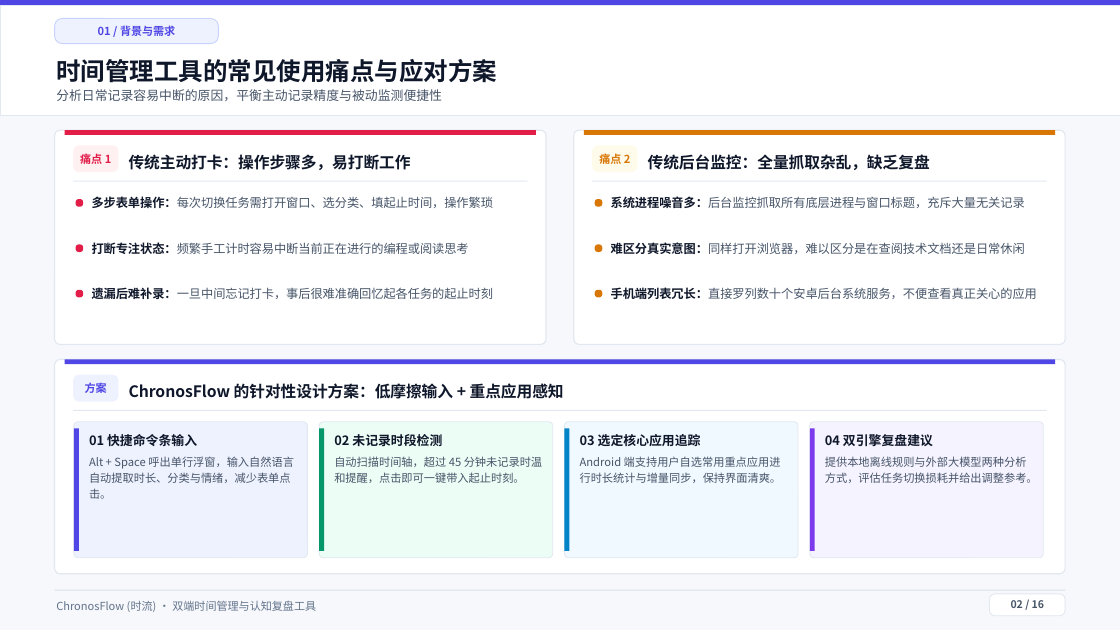
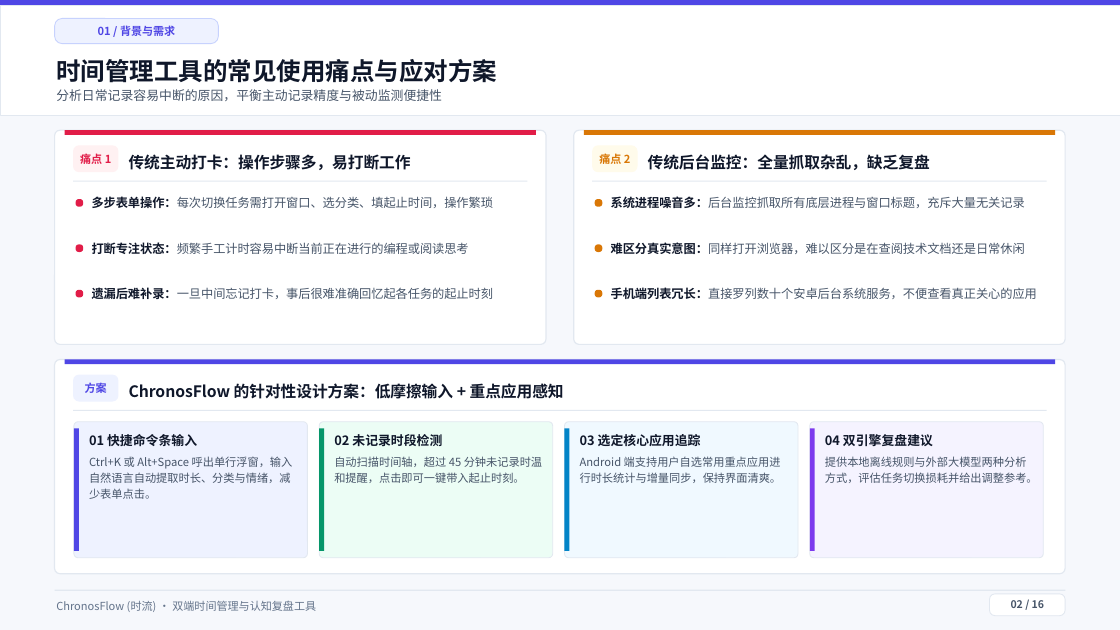
Before and after one commit to Citrus0914/ChronosFlow, a slide deck: slide 2 of 演示文稿/ChronosFlow软件功能全景介绍.pptx. Drawn at 1120x630 pixels with LibreOffice and Linux fonts; fonts in the diff are those of the drawing. Boxes give left, top, right and bottom in pixels: in the first picture for what was removed or moved away, otherwise in the second. Text is boxed around its words. In the diff, an @@ line names an element or a change of style, - is before the commit and + after.

```diff
--- a/演示文稿/ChronosFlow软件功能全景介绍.pptx
+++ b/演示文稿/ChronosFlow软件功能全景介绍.pptx
@@ text at (89, 456, 293, 499): text changed @@
-Alt + Space 呼出单行浮窗，输入自然语言自动提取时长、分类与情绪，减少表单点击。
+Ctrl+K 或 Alt+Space 呼出单行浮窗，输入自然语言自动提取时长、分类与情绪，减少表单点击。
```
Also in this commit, not shown: 4 other slides changed, 11 other files.
